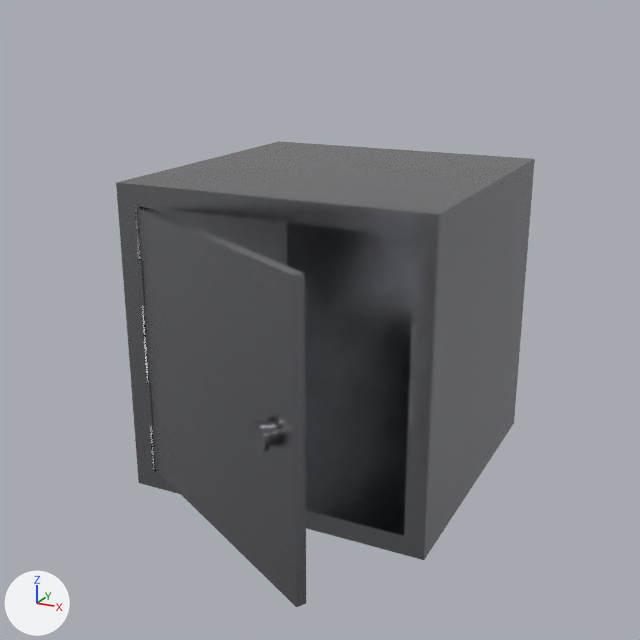
Before and after pictures for a commit that changed the Blender file Content/Items/Meshes/Container/Container.blend.
Rendered twice from the file's camera '!Camera'. Lighting does not change. The marker at lower left points along +X, +Y and +Z.

In view in the first picture: 'Container'.
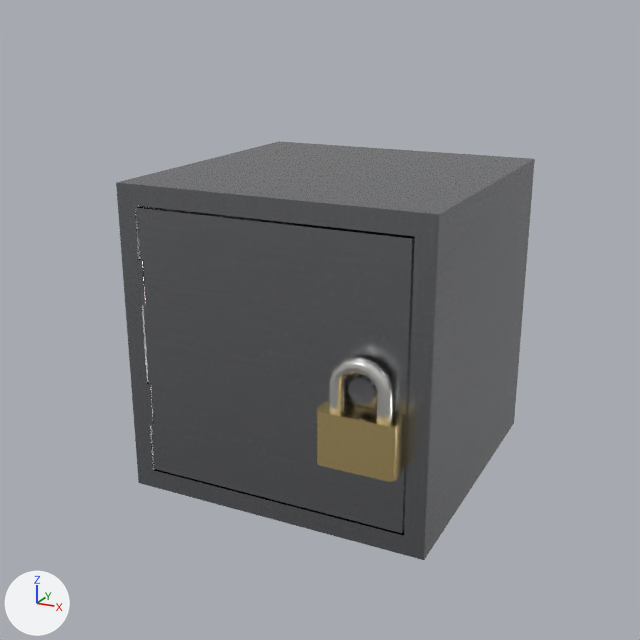
What changed in the scene script:
```text
Add img_lock_occlusionroughnessmetallic_jpg:
    img_lock_occlusionroughnessmetallic_jpg = load_image('Lock_OcclusionRoughnessMetallic.jpg', '../../Textures/Lock/Lock_OcclusionRoughnessMetallic.jpg', 2048, 2048, 'Linear Rec.709')
Add img_lock_basecolor_jpg:
    img_lock_basecolor_jpg = load_image('Lock_BaseColor.jpg', '../../Textures/Lock/Lock_BaseColor.jpg', 2048, 2048, 'sRGB')
Add mat_lock:
    mat_lock = bpy.data.materials.new('Lock')
    # uses the picture img_lock_basecolor_jpg
    # uses the picture img_lock_occlusionroughnessmetallic_jpg
Change me_container:
    where me_container.from_pydata(...)  # 168 vertices, 122 faces; spans x -0.024..0.324, y -0.15..0.348, z -0.175..0.174
    used by ob_container; location = (-0.15, -0.174, 0.175)
    me_container part 1: the loose piece of 8 vertices spanning x 0.0..0.265, y -0.15..0.009, z -0.151..0.15 is turned 29.9 degrees about the z axis through the mesh origin
    me_container part 2: the loose piece of 80 vertices spanning x 0.207..0.233, y -0.146..-0.124, z -0.014..0.013 is turned 29.9 degrees about the z axis through the mesh origin
Add me_lock:
    me_lock.from_pydata(...)  # 140 vertices, 116 faces; spans x -0.119..0.119, y -0.039..0.039, z -0.306..0.022
    me_lock.polygons.foreach_set('use_smooth', [True] * 116)
    me_lock.materials.append(mat_lock)
Add ob_lock:
    ob_lock = bpy.data.objects.new('Lock', me_lock)
    ob_lock.location = (0.109, -0.189, 0.202)
    ob_lock.rotation_euler = (0.0, 0.0, 3.142)  # degrees (0, 0, 180)
    ob_lock.scale = (0.349, 0.349, 0.349)
```

Boxes (x1, y1, x2, y2) around the edits, measured in the pictures (640 x 640 px; the box of a moved part takes in the faces that stretch with it):
'Container', reshaped (10% shorter): before (116, 141, 535, 607); after (116, 141, 535, 560)
'Lock', added: after (317, 357, 404, 482)
part 1 of me_container, moved or reshaped: before (137, 207, 306, 607); after (137, 206, 415, 533)
part 2 of me_container, moved or reshaped: before (249, 420, 275, 453); after (348, 376, 376, 404)
